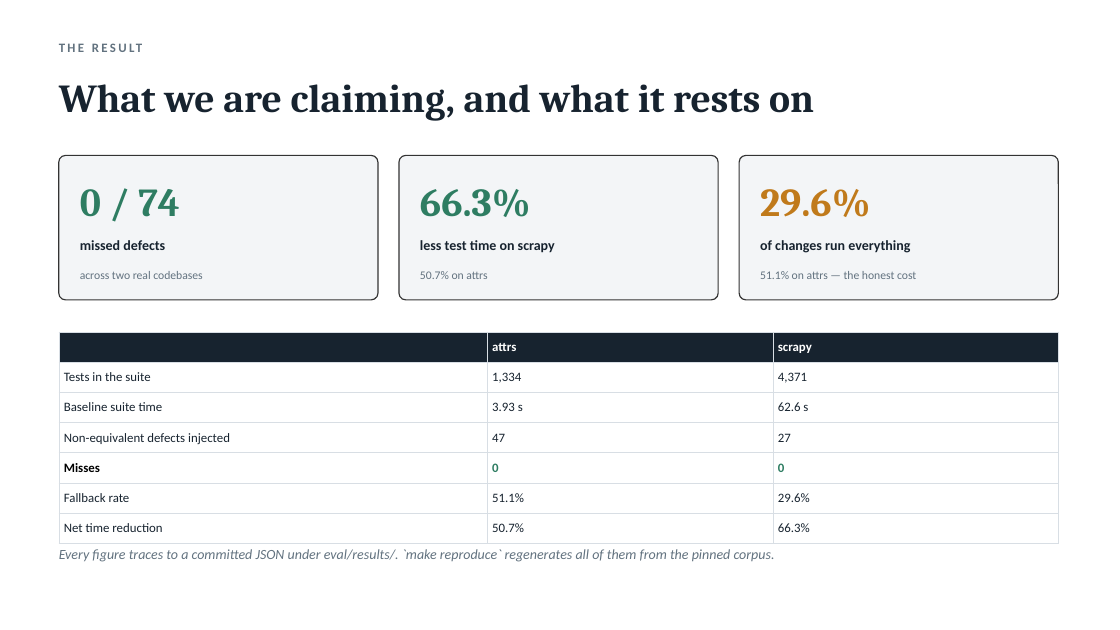
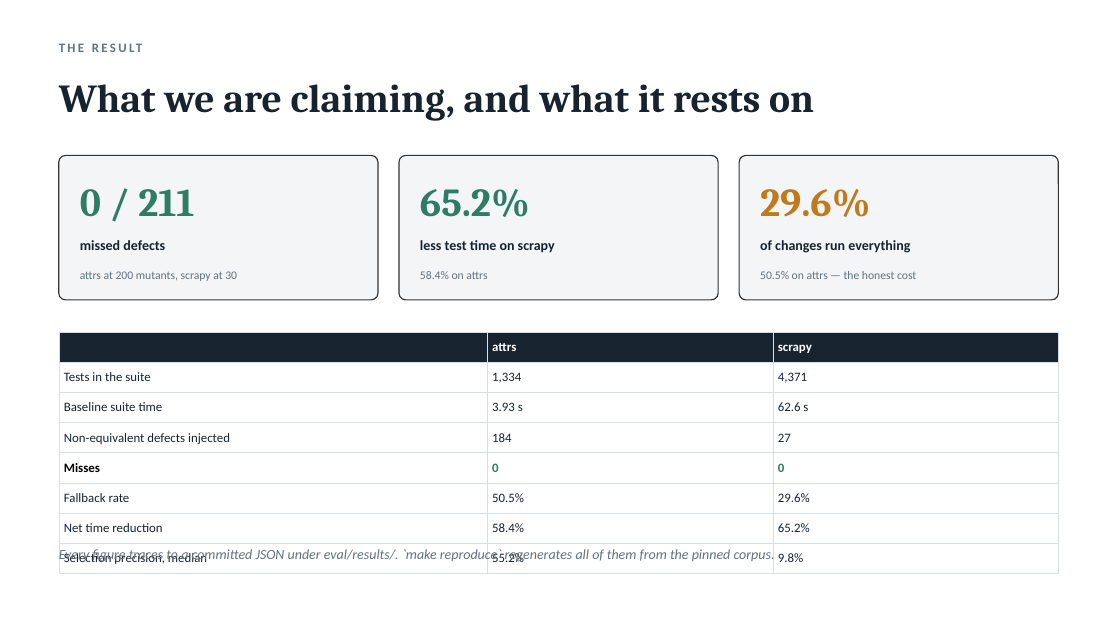
Before and after one commit to Tanmay-Singh-24/tia, a slide deck: slide 2 of docs/tia-review-2.pptx. Drawn at 1120x630 pixels with LibreOffice and Linux fonts; fonts in the diff are those of the drawing. Boxes give left, top, right and bottom in pixels: in the first picture for what was removed or moved away, otherwise in the second. Text is boxed around its words. In the diff, an @@ line names an element or a change of style, - is before the commit and + after.

Commit message:
docs: corrected Phase 2 figures across both repositories
All four arms re-measured on rebuilt maps after the D-0014 repair, so every
published number comes from a graph that is not letting defects through.

                    attrs(184)        scrapy(27)
                   no-g    graph    no-g    graph
  misses              0        0       0        0
  fallback        52.7%    50.5%   59.3%    29.6%
  net reduction   57.0%    58.4%   40.4%    65.2%
  precision       62.5%    55.2%   25.0%     9.8%

Zero misses in 211 non-equivalent injected defects.

The import graph earns its place on scrapy and not on attrs, and the reason is
suite duration rather than coupling: a 3.9-second suite has nothing left to
give once pytest's startup is paid, which is the same floor that makes
parallelism slower than serial on flask (D-0005). D-0012's figures are
superseded in place and say so.

Precision falls when the graph is on — 62.5% to 55.2% on attrs, 25.0% to 9.8%
on scrapy. That is the price of the recall keeping misses at zero, and it is
published next to the miss rate rather than omitted.

Deck rebuilt from the corrected results.

```diff
--- a/docs/tia-review-2.pptx
+++ b/docs/tia-review-2.pptx
@@ text at (80,189,194,217): text changed @@
-0 / 74
+0 / 211
@@ text at (420,189,530,217): text changed @@
-66.3%
+65.2%
@@ text at (80,271,237,281): text changed @@
-across two real codebases
+attrs at 200 mutants, scrapy at 30
@@ text at (420,271,487,279): text changed @@
-50.7% on attrs
+58.4% on attrs
@@ text at (760,271,916,279): text changed @@
-51.1% on attrs — the honest cost
+50.5% on attrs — the honest cost
@@ table at (59,332,1059,568) @@
-row 4, column 2: 47
+row 4, column 2: 184
-row 6: Fallback rate | 51.1% | 29.6%
-row 7: Net time reduction | 50.7% | 66.3%
+row 6: Fallback rate | 50.5% | 29.6%
+row 7: Net time reduction | 58.4% | 65.2%
+row 8: Selection precision, median | 55.2% | 9.8%
```
Also in this commit, not shown: 4 other slides changed, 6 other files.
